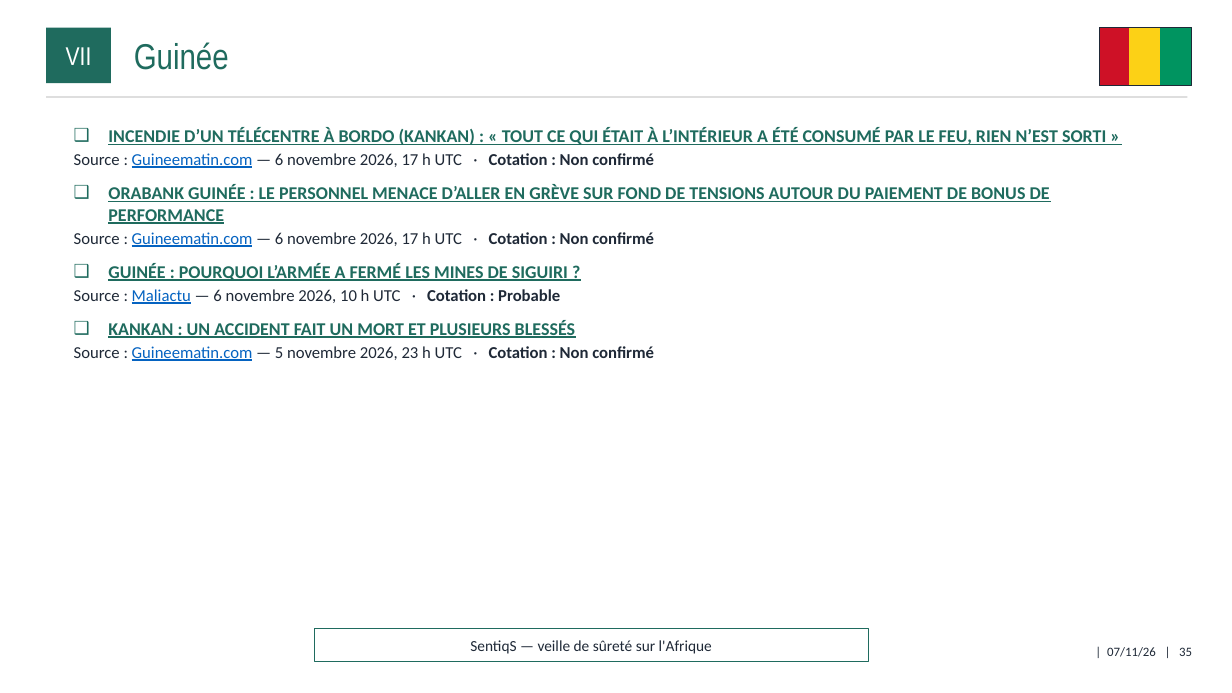
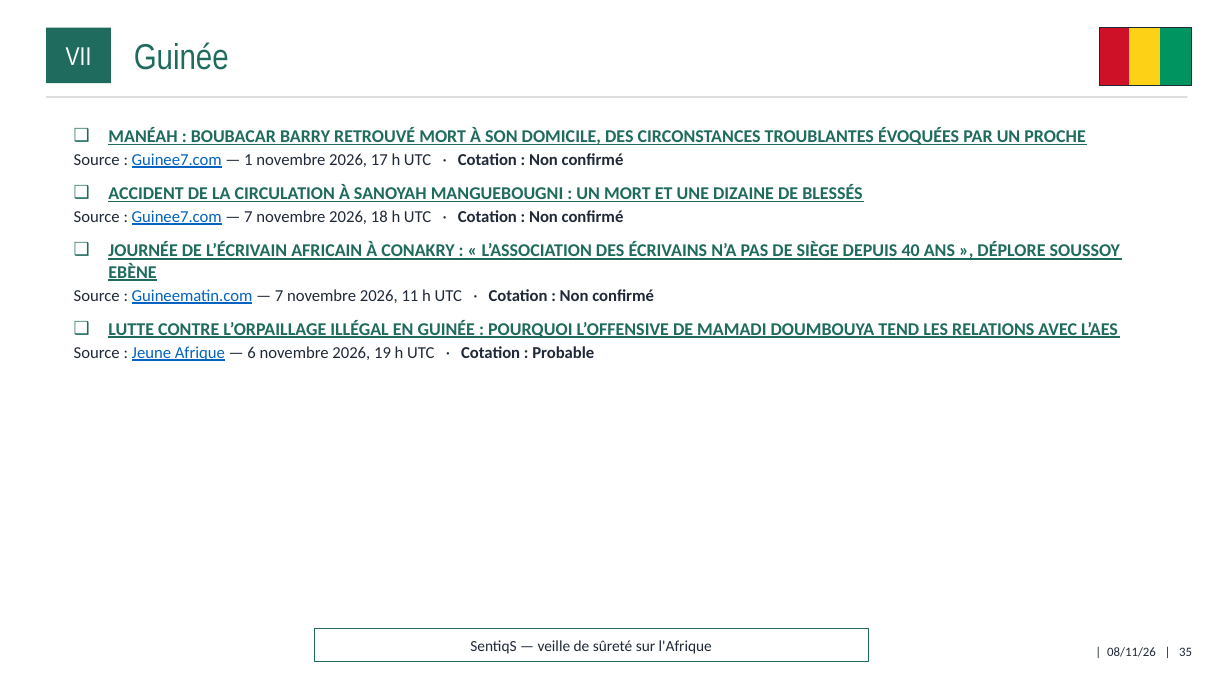
Before and after one commit to ytl1-ops/SentiqS, a slide deck: slide 35 of web/rapports/mensuel/2026-11.pptx. Drawn at 1232x693 pixels with LibreOffice and Linux fonts; fonts in the diff are those of the drawing. Boxes give left, top, right and bottom in pixels: in the first picture for what was removed or moved away, otherwise in the second. Text is boxed around its words. In the diff, an @@ line names an element or a change of style, - is before the commit and + after.

```diff
--- a/web/rapports/mensuel/2026-11.pptx
+++ b/web/rapports/mensuel/2026-11.pptx
@@ text at [74,127,1120,361]: text changed @@
-❑ INCENDIE D’UN TÉLÉCENTRE À BORDO (KANKAN) : « TOUT CE QUI ÉTAIT À L’INTÉRIEUR A ÉTÉ CONSUMÉ PAR LE FEU, RIEN N’EST SORTI »
-  ▪ Source : Guineematin.com — 6 novembre 2026, 17 h UTC · Cotation : Non confirmé
-❑ ORABANK GUINÉE : LE PERSONNEL MENACE D’ALLER EN GRÈVE SUR FOND DE TENSIONS AUTOUR DU PAIEMENT DE BONUS DE PERFORMANCE
-  ▪ Source : Guineematin.com — 6 novembre 2026, 17 h UTC · Cotation : Non confirmé
-❑ GUINÉE : POURQUOI L’ARMÉE A FERMÉ LES MINES DE SIGUIRI ?
-  ▪ Source : Maliactu — 6 novembre 2026, 10 h UTC · Cotation : Probable
-❑ KANKAN : UN ACCIDENT FAIT UN MORT ET PLUSIEURS BLESSÉS
-  ▪ Source : Guineematin.com — 5 novembre 2026, 23 h UTC · Cotation : Non confirmé
+❑ MANÉAH : BOUBACAR BARRY RETROUVÉ MORT À SON DOMICILE, DES CIRCONSTANCES TROUBLANTES ÉVOQUÉES PAR UN PROCHE
+  ▪ Source : Guinee7.com — 1 novembre 2026, 17 h UTC · Cotation : Non confirmé
+❑ ACCIDENT DE LA CIRCULATION À SANOYAH MANGUEBOUGNI : UN MORT ET UNE DIZAINE DE BLESSÉS
+  ▪ Source : Guinee7.com — 7 novembre 2026, 18 h UTC · Cotation : Non confirmé
+❑ JOURNÉE DE L’ÉCRIVAIN AFRICAIN À CONAKRY : « L’ASSOCIATION DES ÉCRIVAINS N’A PAS DE SIÈGE DEPUIS 40 ANS », DÉPLORE SOUSSOY EBÈNE
+  ▪ Source : Guineematin.com — 7 novembre 2026, 11 h UTC · Cotation : Non confirmé
+❑ LUTTE CONTRE L’ORPAILLAGE ILLÉGAL EN GUINÉE : POURQUOI L’OFFENSIVE DE MAMADI DOUMBOUYA TEND LES RELATIONS AVEC L’AES
+  ▪ Source : Jeune Afrique — 6 novembre 2026, 19 h UTC · Cotation : Probable
@@ text at [1107,647,1192,657]: text changed @@
-| 07/11/26 | 35
+| 08/11/26 | 35
```
Also in this commit, not shown: 40 other slides changed, 9 other files.
